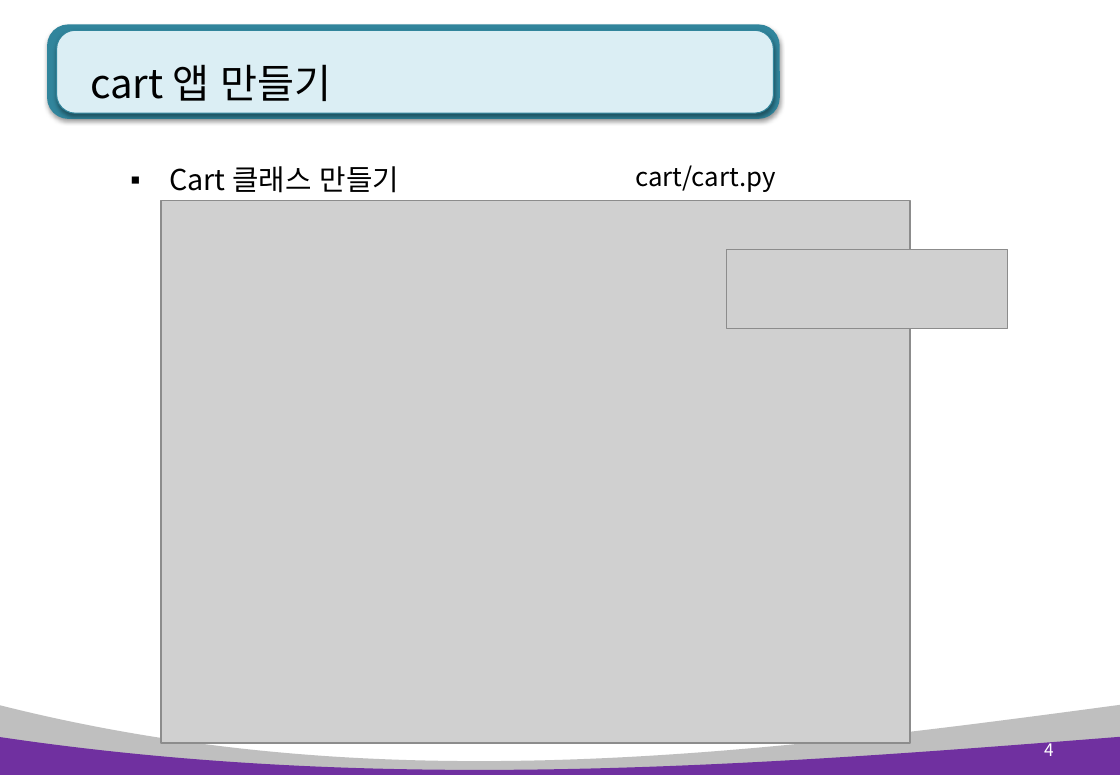
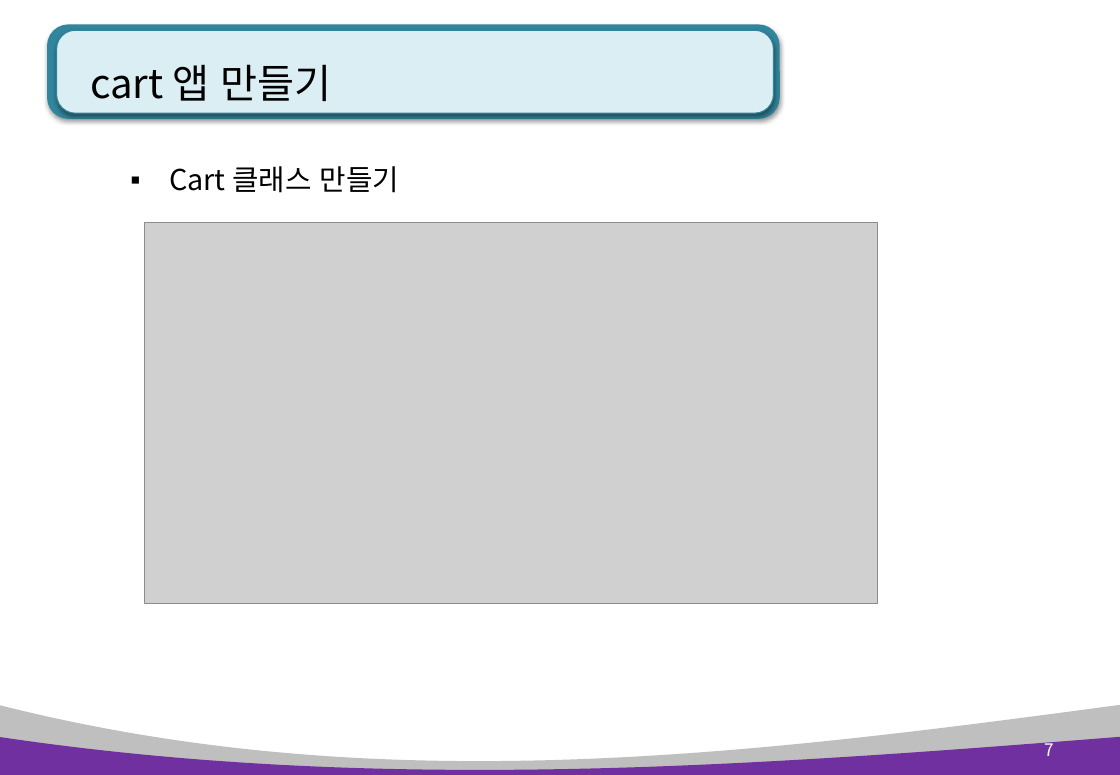
Before and after one commit to kiyongee2/green_project_web, a slide deck: slide 7 of django_ppt/shop_ppt/2장. cart(장바구니).pptx (slide 4 before the commit). Drawn at 1120x775 pixels with LibreOffice and Linux fonts; fonts in the diff are those of the drawing; grey boxes stand for pictures. Boxes give left, top, right and bottom in pixels: in the first picture for what was removed or moved away, otherwise in the second. Text is boxed around its words. In the diff, an @@ line names an element or a change of style, - is before the commit and + after.

Commit message:
cart ppt

```diff
--- a/django_ppt/shop_ppt/2장. cart(장바구니).pptx
+++ b/django_ppt/shop_ppt/2장. cart(장바구니).pptx
@@ text "Cart 클래스 만들기" rewrapped from [120, 140, 828, 203] to [169, 166, 399, 193] @@
@@ text removed at [635, 165, 776, 192] @@
-cart/cart.py
@@ picture: place and size @@
-picture at [161, 201, 910, 744]
+picture at [145, 223, 877, 604]
@@ picture removed at [727, 249, 1008, 329] @@
@@ page number at [1044, 739, 1054, 756]: text changed @@
-4
+7
```
Also in this commit, not shown: 4 other slides changed, 2 slides added, 2 other files.
